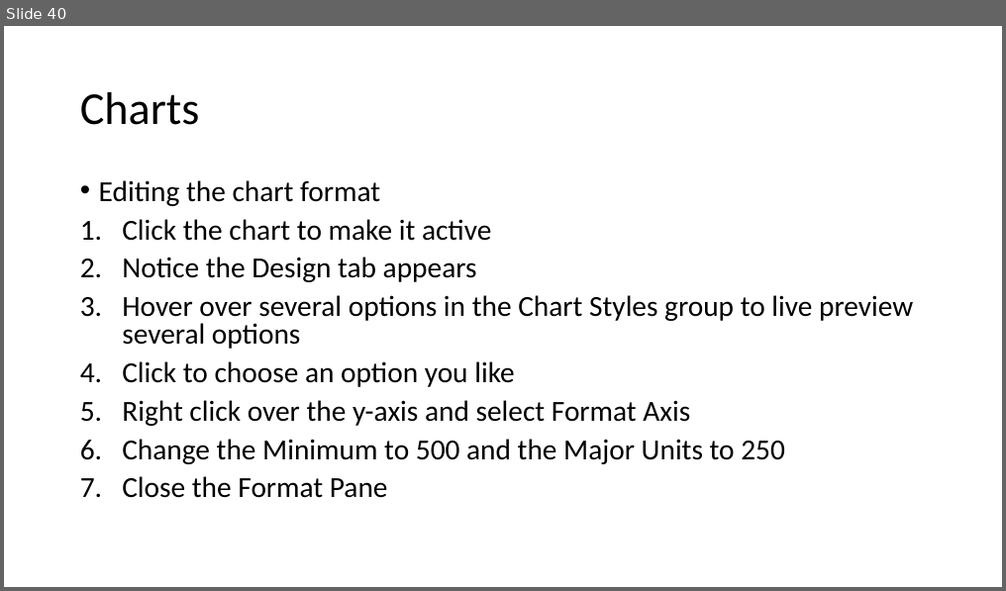
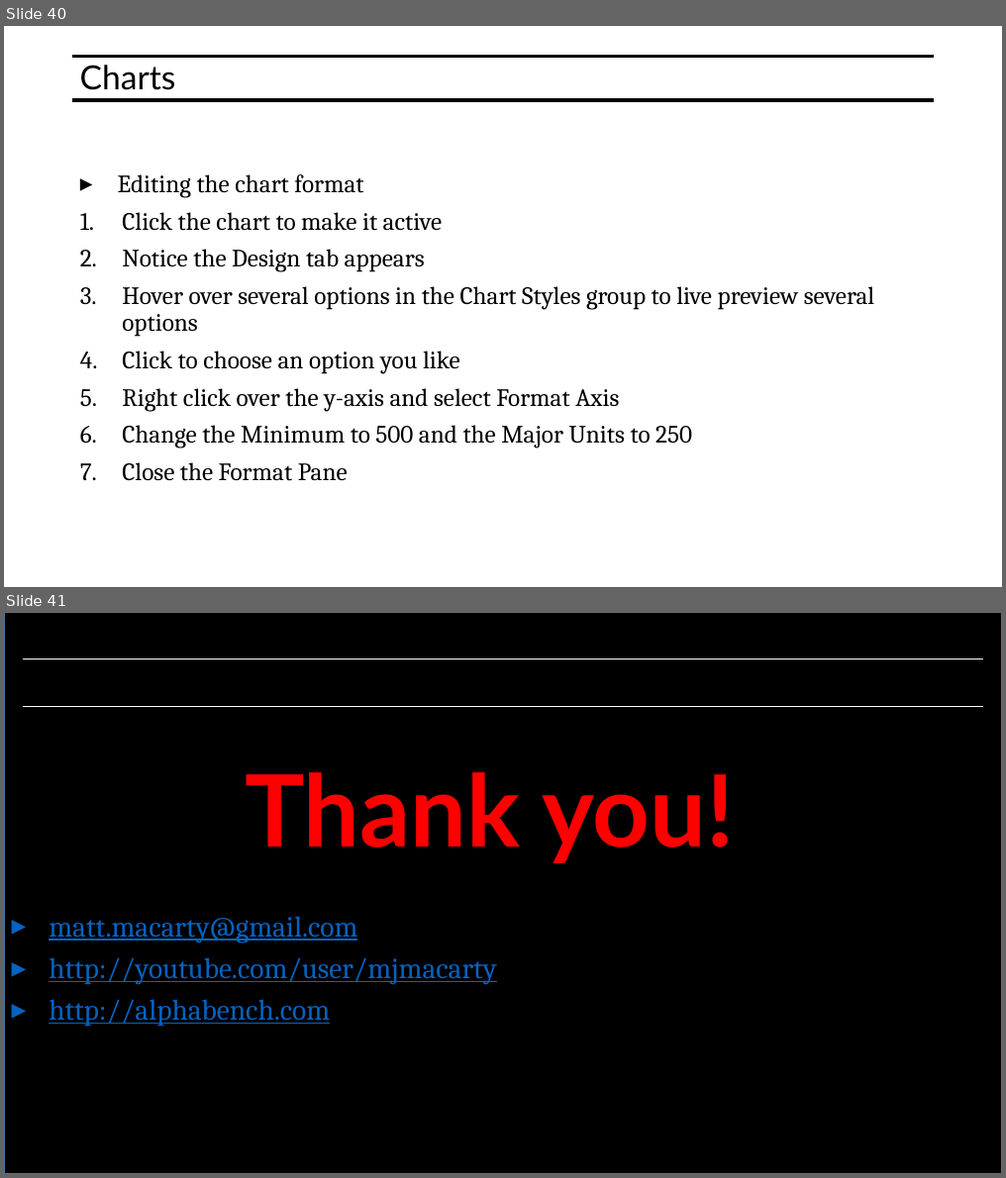
Before and after one commit to mjmacarty/excel-at-excel, a slide deck: Excel-at-Excel.pptx. Shown one above the other, each under a label of ours: slide 40 before the commit, slides 40 and 41 after it. The pictures are 1006x591 and 1006x1178 pixels, drawn with LibreOffice and Linux fonts; fonts in the diff are those of the drawing; background and template pictures are left out. Boxes give left, top, right and bottom in pixels: in the first picture for what was removed or moved away, otherwise in the second. Text is boxed around its words. In the diff, an @@ line names an element or a change of style, - is before the commit and + after.

```diff
--- a/Excel-at-Excel.pptx
+++ b/Excel-at-Excel.pptx
@@ slide 41 added at [4, 613, 1002, 1174], background #FFFFFF @@
@@ rectangle added at [4, 613, 1002, 1174], fill #000000, outline #43739E 1 pt @@
@@ line added from (23, 659) to (983, 659), #FFFFFF 1 pt @@
@@ line added from (23, 707) to (983, 707), #FFFFFF 1 pt @@
@@ title added at [245, 772, 735, 863], 96 pt, text #FF0000, bold @@
+Thank you!
@@ subtitle added at [49, 916, 496, 1026], 28 pt, text #0563C1, underline @@
+▸ matt.macarty@gmail.com
+▸ http://youtube.com/user/mjmacarty
+▸ http://alphabench.com
@@ slide 40 changed as well @@
@@ title "Charts" at [80, 65, 176, 90]: size 44 to 32 pt, font Calibri to Lato; vertical alignment middle to top @@
@@ line added from (73, 56) to (934, 56), #000000 3 pt @@
@@ line added from (73, 100) to (934, 100), #000000 3 pt @@
@@ text "Editing the chart format": place and size @@
-text "Editing the chart format" at [99, 180, 913, 498]
+text "Editing the chart format" at [118, 174, 874, 481]
@@ text "Editing the chart format" at [118, 174, 874, 481]: size 28 to 24 pt, font Calibri to Cambria; bullet • to ▸; line spacing 0.8 to 0.9 @@
```
Also in this commit, not shown: 39 other slides changed.
